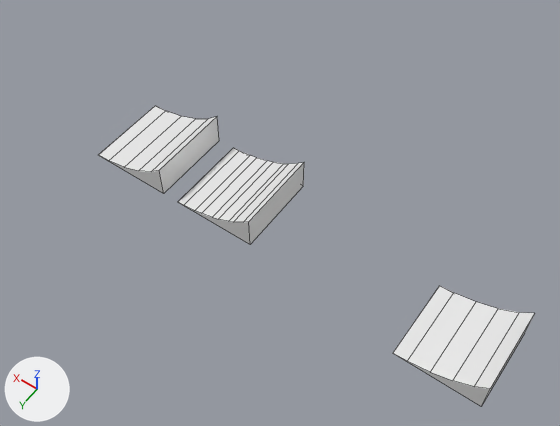
An edit to the Blender file Modele/Ramps/Ramps.blend, drawn before and after from the same camera.
Both versions are drawn from a 50 mm camera at (-7.11, 8.46, 13.41) aimed at (-0.73, -0.47, -0.63). The axes (+X, +Y, +Z) are drawn at lower left. The lights are the same throughout. Mesh edges are drawn as thin lines.
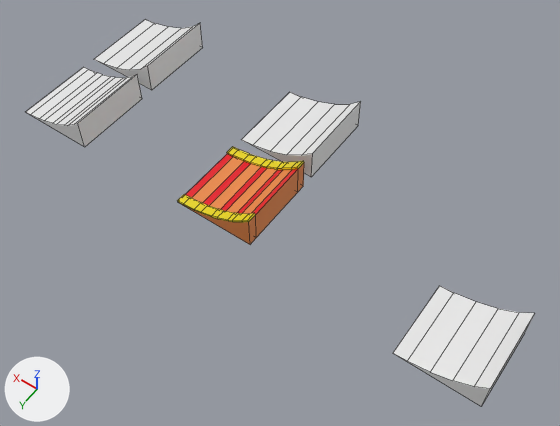
Patch to the scene script:
```diff
--- a/Modele/Ramps/Ramps.blend.py
+++ b/Modele/Ramps/Ramps.blend.py
@@ mat_material_002 @@
+mat_material_002 = principled_material('Material.002')
+mat_material_002.base_color = (0.8, 0.0, 0.00897)  # red #e70018
@@ mat_material_001 @@
+mat_material_001 = principled_material('Material.001')
+mat_material_001.base_color = (0.8, 0.243, 0.0585)  # orange #e78744
@@ mat_mat2 @@
+mat_mat2 = principled_material('mat2')
+mat_mat2.base_color = (0.8, 0.652, 0.0)  # yellow #e7d300
@@ me_ramp @@
 # used by ob_ramp; location = (0.0, 0.0, 0.0)
-me_ramp.from_pydata(...)  # 24 vertices, 14 faces; spans x -1.0..1.0, y -1.0..1.0, z 0.0..0.8
+me_ramp.from_pydata(...)  # 88 vertices, 78 faces; spans x -1.0..1.0, y -1.0..1.0, z 0.0..0.84
+# me_ramp part 1
+# 12 faces are deleted
+# 26 vertices are added at x -0.97..1.0, y -1.0..1.0, z 0.02..0.84
+# 10 new vertices lie (0.02, 0.0, 0.04) away from vertices in x -0.84..0.0, y -1.0..1.0, z 0.2..0.66
+# 9 new vertices lie (0.0, 0.23, 0.0) away from vertices in x -1.0..1.0, y -1.0, z 0.0..0.8
+# 9 new vertices lie (0.0, -0.23, 0.0) away from vertices in x -1.0..1.0, y 1.0, z 0.0..0.8
+# 10 new vertices lie (-0.02, 0.0, -0.04) away from vertices in x -0.82..0.02, y -0.77..0.77, z 0.24..0.7
+# 8 new faces join them, mat_material_001 (orange #e78744)
+# 63 new faces join them, mat_mat2 (yellow #e7d300)
+# 5 new faces join them
+# me_ramp part 2: 2 faces spanning x -1.0..1.0, y -1.0..1.0, z 0.0..0.8 switch from no material to mat_material_001 (orange #e78744)
+me_ramp.materials.append(mat_mat2)  # yellow #e7d300
+me_ramp.materials.append(mat_material_002)  # red #e70018
@@ me_ramp_001 @@
+me_ramp_001.from_pydata(...)  # 24 vertices, 14 faces; spans x -1.0..1.0, y -1.0..1.0, z 0.0..0.8
+me_ramp_001.polygons.foreach_set('use_smooth', [True] * 14)
@@ me_rampcollider @@
+me_rampcollider.from_pydata([(-1.0, -1.0, 0.0), (-1.0, 1.0, 0.0), (1.0, -1.0, 0.0), (1.0, 1.0, 0.0), (-1.0, -1.0, 0.8), (-1.0, 1.0, 0.8), (-0.72, 1.0, 0.56), (0.15, 1.0, 0.14), (-0.31, 1.0, 0.32), (0.66, 1.0, 0.03), (1.0, 1.0, 0.01), (1.0, -1.0, 0.01), (-0.31, -1.0, 0.32), (-0.72, -1.0, 0.56), (0.15, -1.0, 0.14), (0.66, -1.0, 0.03)], [], [(1, 0, 4, 5), (3, 1, 5, 6, 8, 7, 9, 10), (11, 2, 3, 10), (4, 0, 2, 11, 15, 14, 12, 13), (1, 3, 2, 0), (10, 9, 15, 11), (15, 9, 7, 14), (14, 7, 8, 12), (8, 6, 13, 12), (5, 4, 13, 6)])
+me_rampcollider.polygons.foreach_set('use_smooth', [True] * 10)
+for i in [*range(5, 10)]: me_rampcollider.polygons[i].material_index = 568
@@ ob_cube_002 @@
 ob_cube_002 = bpy.data.objects.new('Cube.002', me_cube_004)
-ob_cube_002.location = (2.41, 0.0, 0.0)
+ob_cube_002.location = (4.84, -2.37, 0.0)
 ob_cube_002.rotation_euler = (0.0, 3.142, 0.0)  # degrees (0, 180, 0)
@@ ob_ramp_001 @@
+ob_ramp_001 = bpy.data.objects.new('Ramp.001', me_ramp_001)
+ob_ramp_001.location = (4.84, 0.0, 0.0)
@@ ob_rampcollider @@
+ob_rampcollider = bpy.data.objects.new('RampCollider', me_rampcollider)
+ob_rampcollider.location = (0.0, -2.32, 0.0)
```

Location of each change, (x1, y1, x2, y2) in pixels of the pictures (560 x 426 px):
'Cube.002', moved
    before: (99, 106, 219, 194)
    after: (94, 19, 203, 90)
'Ramp', reshaped
    before: (178, 148, 304, 245)
    after: (177, 147, 304, 245)
'RampCollider', added
    after: (241, 92, 361, 177)
'Ramp.001', added
    after: (26, 67, 142, 147)
part 1 of me_ramp, built on
    before: (178, 148, 304, 244)
    after: (177, 147, 304, 244)
part 2 of me_ramp, recoloured
    both: (178, 202, 250, 245)
